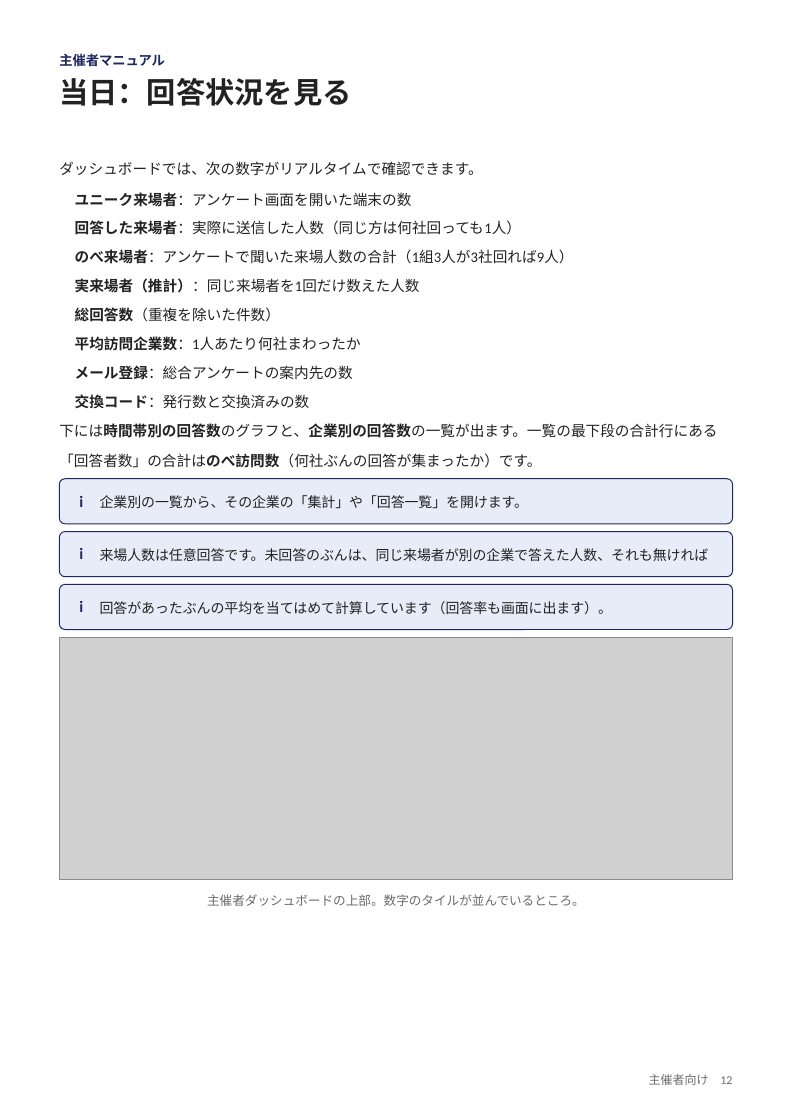
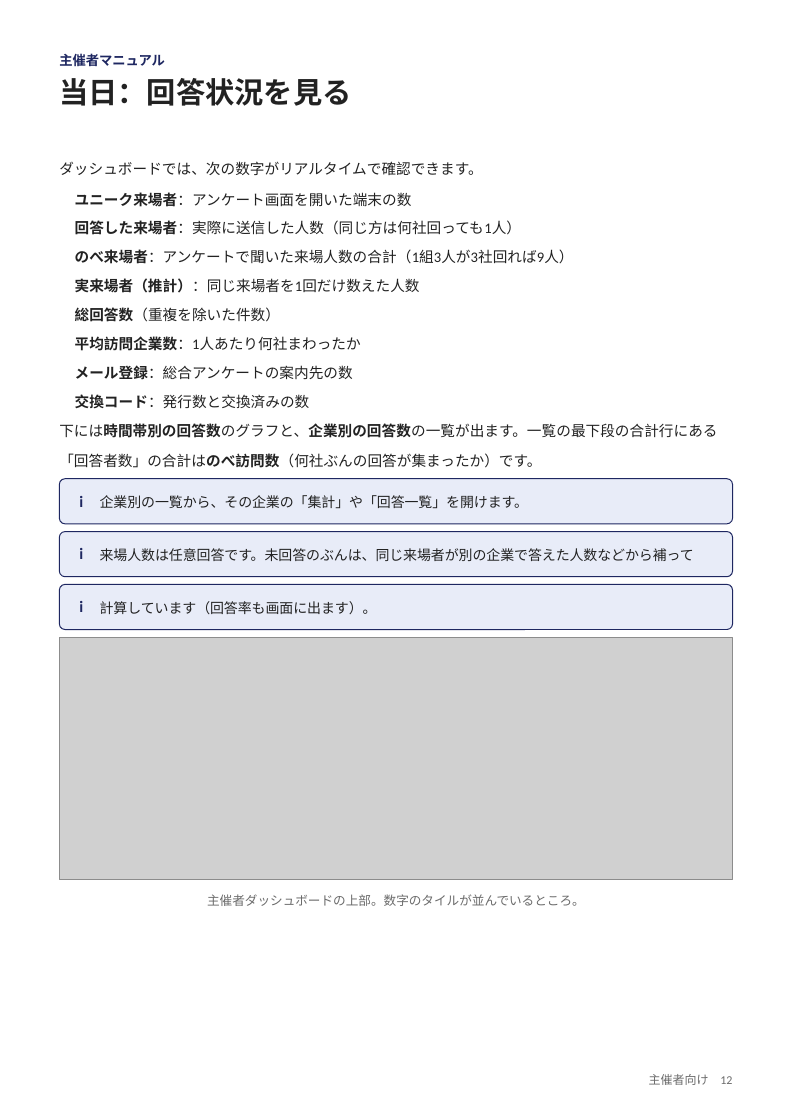
Before and after one commit to nisplus/enque, a slide deck: slide 12 of docs/manual-organizer.pptx. Drawn at 792x1120 pixels with LibreOffice and Linux fonts; fonts in the diff are those of the drawing; grey boxes stand for pictures. Boxes give left, top, right and bottom in pixels: in the first picture for what was removed or moved away, otherwise in the second. Text is boxed around its words. In the diff, an @@ line names an element or a change of style, - is before the commit and + after.

```diff
--- a/docs/manual-organizer.pptx
+++ b/docs/manual-organizer.pptx
@@ text at [100, 548, 694, 561]: text changed @@
-来場人数は任意回答です。未回答のぶんは、同じ来場者が別の企業で答えた人数、それも無ければ
+来場人数は任意回答です。未回答のぶんは、同じ来場者が別の企業で答えた人数などから補って
@@ text at [100, 601, 377, 614]: text changed @@
-回答があったぶんの平均を当てはめて計算しています（回答率も画面に出ます）。
+計算しています（回答率も画面に出ます）。
```
Also in this commit, not shown: 2 other slides changed, 12 other files.
